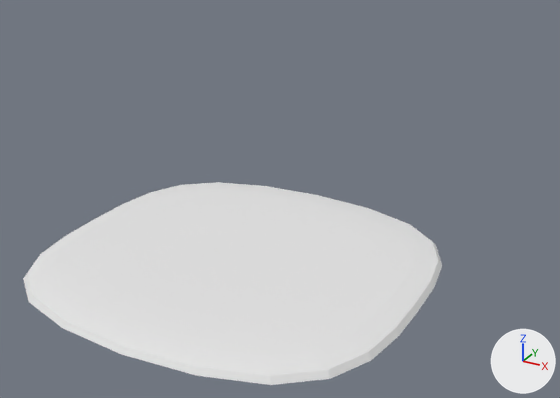
The Blender file Ground Plane.blend: old version first, new version second.
Both versions are drawn from a camera (50 mm lens) standing at (20.6, -32.7, 22.0) and looking at (-2.3, 9.1, 1.1). Arrows for +X, +Y and +Z are at lower right; the lights stay in place. The first picture is the older version.

Script lines for the objects in view, before the commit:
```python
me_cube = bpy.data.meshes.new('Cube')
me_cube.from_pydata(...)  # 30 vertices, 28 faces; spans x -13.2..13.2, y -13.2..13.2, z -2.7..1.9
me_cube.materials.append(mat_material)  # white #e7e7e7
ob_cube = bpy.data.objects.new('Cube', me_cube)
ob_cube.location = (0.0, 0.0, 0.0)
_m = ob_cube.modifiers.new('Subdivision', 'SUBSURF')
_m.levels = 2
```
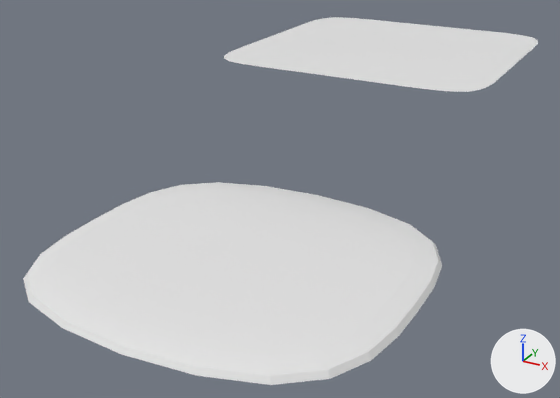
What differs and where, as boxes (x1, y1, x2, y2) in the pictures (560 x 398 px):
```json
{"object": "Cube", "change": "reshaped", "before": [23, 182, 442, 385], "after": [23, 17, 538, 385], "on screen": "23% wider, 81% taller"}
{"part": 1, "of": "me_cube", "change": "added", "after": [224, 17, 538, 92]}
```

Edits to the scene script, one JSON object a line:
```json
{"block": "me_cube", "where": "# used by ob_cube; location = (0.0, 0.0, 0.0)"}
{"op": "remove", "block": "me_cube", "code": "me_cube.from_pydata(...)  # 30 vertices, 28 faces; spans x -13.2..13.2, y -13.2..13.2, z -2.7..1.9"}
{"op": "add", "block": "me_cube", "code": "me_cube.from_pydata(...)  # 107 vertices, 70 faces; spans x -13.2..13.2, y -13.2..32.9, z -2.7..8.8"}
{"block": "me_cube", "change": "me_cube part 1: a new loose piece of 77 vertices spanning x -10.5..9.2, y 13.2..32.9, z 8.8, in mat_material (white #e7e7e7)"}
```
